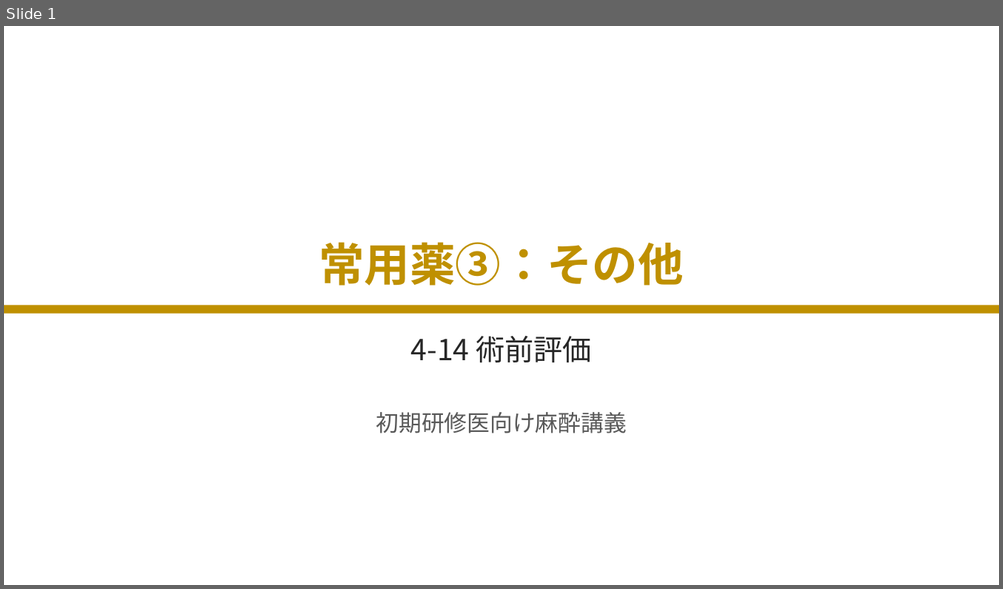
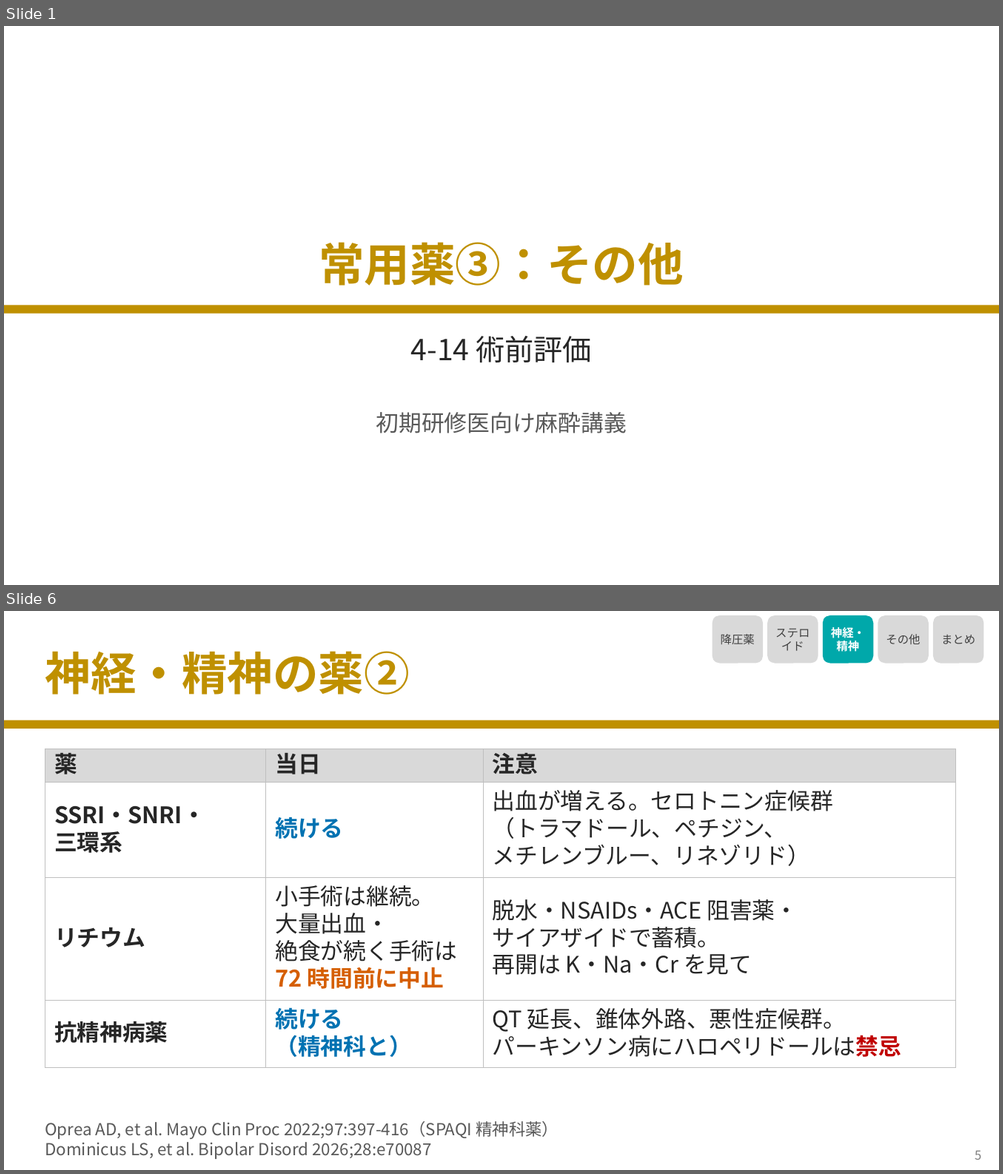
Before and after one commit to nobumitsu-3141/Anes-lecture, a slide deck: slides/4-14_other_chronic_drugs/4-14_other_chronic_drugs.pptx. Shown one above the other, each under a label of ours: slide 1 before the commit, slides 1 and 6 after it; the slides between them are not shown. The pictures are 1003x589 and 1003x1174 pixels, drawn with LibreOffice and Linux fonts; fonts in the diff are those of the drawing. Boxes give left, top, right and bottom in pixels: in the first picture for what was removed or moved away, otherwise in the second. Text is boxed around its words. In the diff, an @@ line names an element or a change of style, - is before the commit and + after.

```diff
--- a/slides/4-14_other_chronic_drugs/4-14_other_chronic_drugs.pptx
+++ b/slides/4-14_other_chronic_drugs/4-14_other_chronic_drugs.pptx
@@ slide 6 added at (4, 611, 999, 1170), background #FFFFFF @@
@@ rounded rectangle added at (712, 615, 762, 664), fill #D9D9D9, 11 pt, text #404040 @@
+降圧薬
@@ rounded rectangle added at (767, 615, 818, 664), fill #D9D9D9, 11 pt, text #404040 @@
+ステロ
+イド
@@ rounded rectangle added at (822, 615, 874, 664), fill #00A8AA, 11 pt, text #FFFFFF, bold @@
+神経・
+精神
@@ rounded rectangle added at (878, 615, 928, 664), fill #D9D9D9, 11 pt, text #404040 @@
+その他
@@ rounded rectangle added at (933, 615, 984, 664), fill #D9D9D9, 11 pt, text #404040 @@
+まとめ
@@ title added at (45, 651, 410, 695), 44 pt, text #BF9000, bold @@
+神経・精神の薬②
@@ line added from (4, 724) to (999, 724), #BF9000 8 pt @@
@@ table added at (45, 749, 956, 1060), 4 rows, 3 columns @@
+薬 | 当日 | 注意
+SSRI・SNRI・ / 三環系 | 続ける | 出血が増える。セロトニン症候群 / （トラマドール、ペチジン、 / メチレンブルー、リネゾリド）
+リチウム | 小手術は継続。 / 大量出血・ / 絶食が続く手術は / 72 時間前に中止 | 脱水・NSAIDs・ACE 阻害薬・ / サイアザイドで蓄積。 / 再開は K・Na・Cr を見て
+抗精神病薬 | 続ける / （精神科と） | QT 延長、錐体外路、悪性症候群。 / パーキンソン病にハロペリドールは禁忌
@@ text added at (45, 1122, 558, 1159), 16 pt, text #595959 @@
+Oprea AD, et al. Mayo Clin Proc 2022;97:397-416（SPAQI 精神科薬）
+Dominicus LS, et al. Bipolar Disord 2026;28:e70087
@@ text added at (974, 1151, 981, 1160), 12 pt, text #7F7F7F @@
+5
```
Also in this commit, not shown: 7 slides changed, 2 other slides added, 5 other files.
